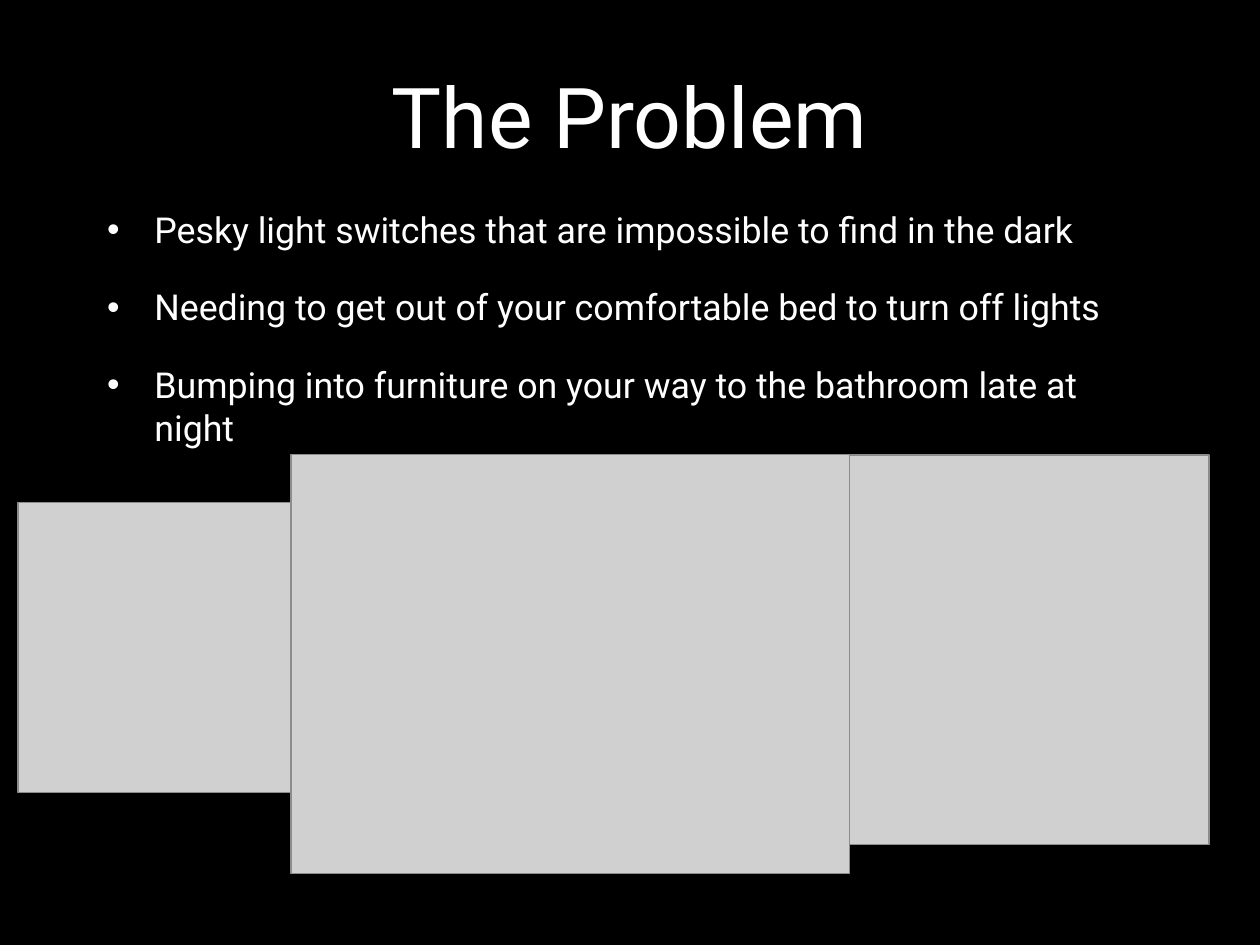
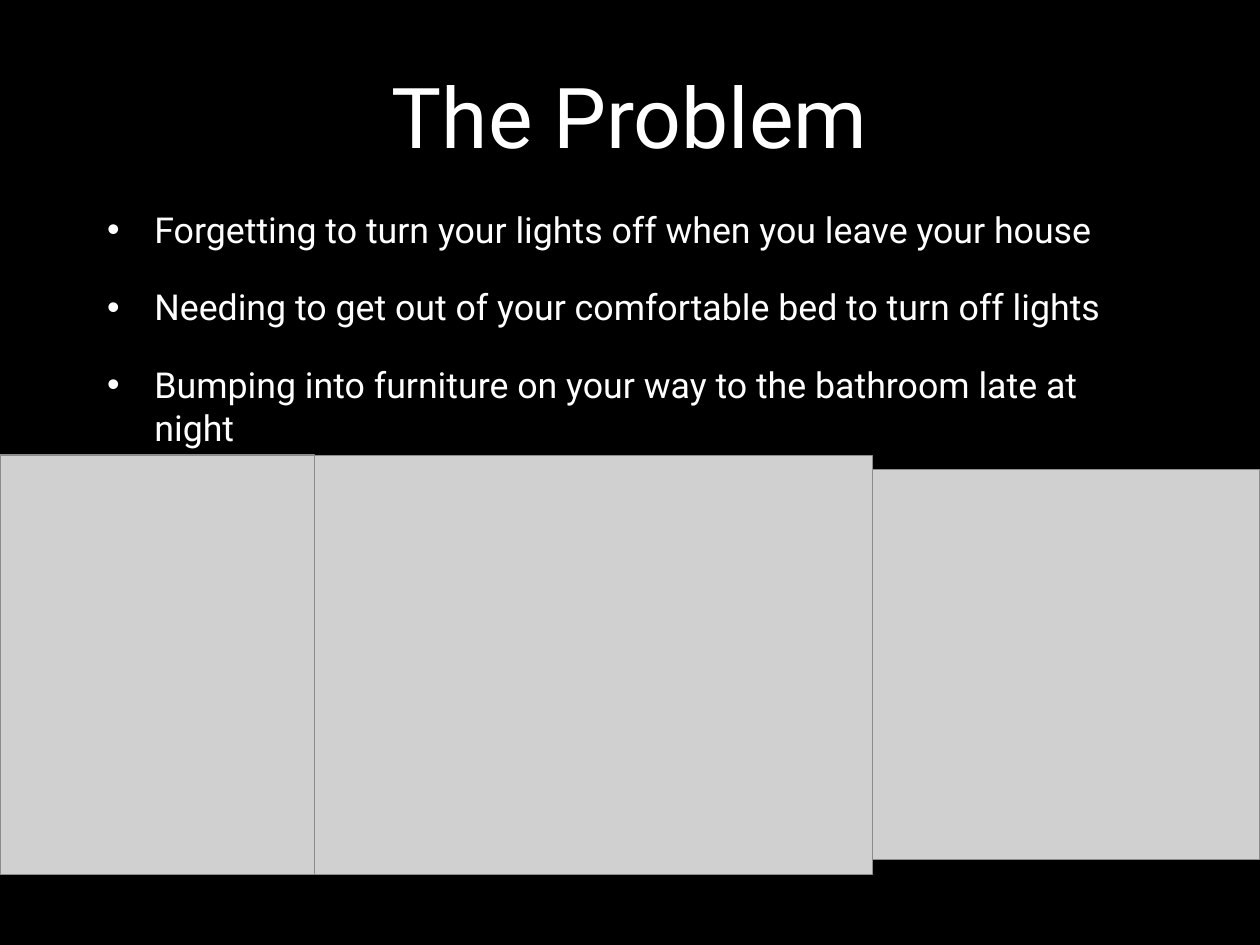
Before and after one commit to cojoigo/Capstone, a slide deck: slide 2 of Presentation.pptx. Drawn at 1260x945 pixels with LibreOffice and Linux fonts; fonts in the diff are those of the drawing; grey boxes stand for pictures; background and template pictures are left out. Boxes give left, top, right and bottom in pixels: in the first picture for what was removed or moved away, otherwise in the second. Text is boxed around its words. In the diff, an @@ line names an element or a change of style, - is before the commit and + after.

```diff
--- a/Presentation.pptx
+++ b/Presentation.pptx
@@ text at (154, 216, 1091, 251): text changed @@
-• Pesky light switches that are impossible to find in the dark
+• Forgetting to turn your lights off when you leave your house
@@ picture: place and size @@
-picture at (18, 503, 407, 793)
+picture at (0, 455, 314, 874)
@@ picture: place and size @@
-picture at (291, 455, 849, 873)
+picture at (314, 456, 872, 874)
@@ picture: place and size @@
-picture at (819, 455, 1208, 844)
+picture at (871, 470, 1260, 859)
```
Also in this commit, not shown: 2 other slides changed, 1 slide added.
